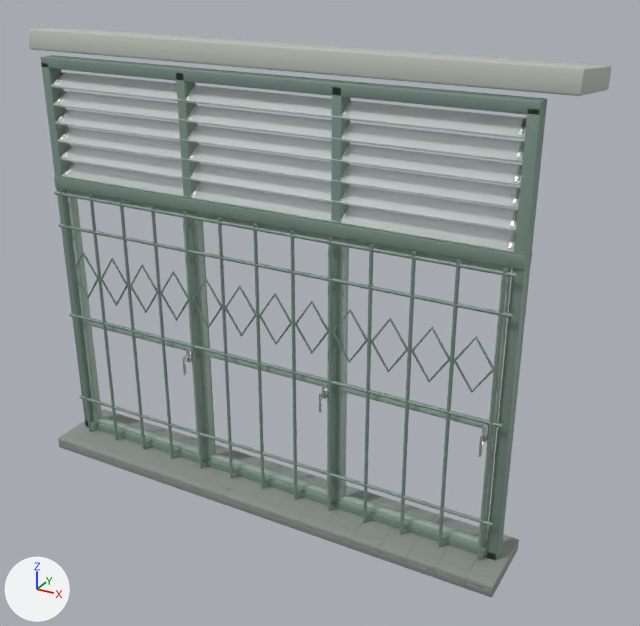
Two versions of the FBX model Prototype/Assets/CTCC/Art/Meshes/CTCC_ENV_SteelWindow_Wide.fbx, one commit apart.
Before and after are seen from a 50 mm lens placed at (1.82, -2.83, 3.45), pointed at (0.17, 0.17, 1.95). Every picture has the same lights, and +X, +Y and +Z are marked at lower left. The picture after the commit comes second. Objects named as collision shapes, trigger or cutter boxes, shadow casters or lower levels of detail are left out. Vertices at exactly the same position are counted once.

Before the edit, the objects in view are built like this:
```python
me_cube = bpy.data.meshes.new('Cube')
me_cube.from_pydata(...)  # 4774 vertices, 4518 faces; spans x -1.18..1.18, y -0.17..0.45, z 1.09..3.04
# faces by material slot: [54, 54, 1062, 810, 2214, 324]
me_cube.materials.append(mat_basetrim)
me_cube.materials.append(mat_plasterr)  # light grey #bcc0b8
me_cube.materials.append(mat_frame)
me_cube.materials.append(mat_metalpaint)
me_cube.materials.append(mat_steel)
me_cube.materials.append(mat_frostedglass)  # light grey #d7e1dd
ob_ctcc_env_steelwindow_wide_lod0 = bpy.data.objects.new('CTCC_ENV_SteelWindow_Wide_LOD0', me_cube)
ob_ctcc_env_steelwindow_wide_lod0.location = (0.0, 0.0, 0.0)
```
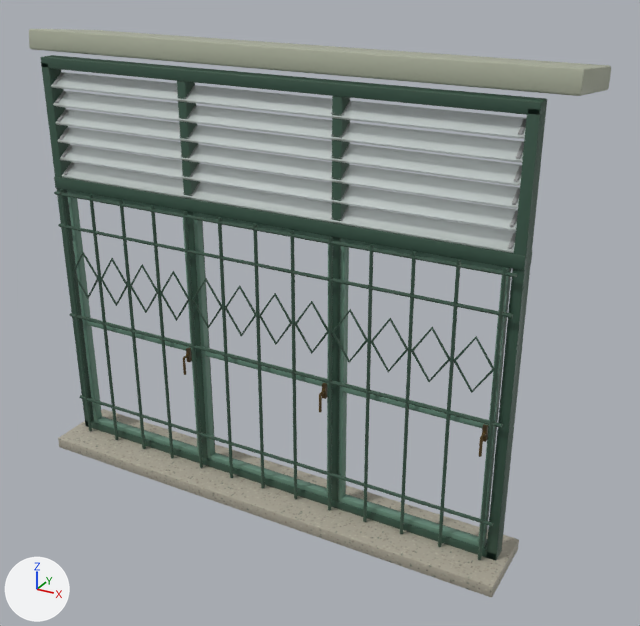
Boxes (x1, y1, x2, y2) around the edits, measured in the pictures (640 x 626 px):
part 1 of me_cube, cut back
    before: (51, 72, 526, 560)
    after: (51, 72, 526, 550)
part 2 of me_cube, deleted
    before: (69, 314, 503, 428)
part 3 of me_cube, recoloured
    both: (58, 409, 519, 597)
part 4 of me_cube, recoloured
    both: (29, 29, 611, 96)
part 5 of me_cube, recoloured
    both: (41, 55, 547, 560)
part 6 of me_cube, recoloured
    both: (67, 190, 512, 548)
part 7 of me_cube, recoloured
    both: (55, 73, 524, 457)

The change, as a diff of the scene's bpy script:
```diff
--- a/Prototype/Assets/CTCC/Art/Meshes/CTCC_ENV_SteelWindow_Wide.fbx.py
+++ b/Prototype/Assets/CTCC/Art/Meshes/CTCC_ENV_SteelWindow_Wide.fbx.py
@@ img_loc03_windowwideb_color_png @@
+img_loc03_windowwideb_color_png = load_image('LOC03_WindowWideB_Color.png', '../Textures/LOC03_WindowWideB_Color.png', 1024, 1024, 'sRGB')
@@ img_loc03_windowwide_normal_png @@
+img_loc03_windowwide_normal_png = load_image('LOC03_WindowWide_Normal.png', '../Textures/LOC03_WindowWide_Normal.png', 1024, 1024, 'Non-Color')
@@ mat_loc03_windowwideb @@
+mat_loc03_windowwideb = bpy.data.materials.new('LOC03_WindowWideB')
+# uses the picture img_loc03_windowwide_normal_png
+# uses the picture img_loc03_windowwideb_color_png
@@ me_cube @@
 # used by ob_ctcc_env_steelwindow_wide_lod0; location = (0.0, 0.0, 0.0)
-me_cube.from_pydata(...)  # 4774 vertices, 4518 faces; spans x -1.18..1.18, y -0.17..0.45, z 1.09..3.04
+me_cube.from_pydata(...)  # 4706 vertices, 4654 faces; spans x -1.18..1.18, y -0.17..0.45, z 1.09..3.04
+# me_cube part 1: 48 vertices moved within x -1.02..1.02, y -0.02..0.05, z 2.44..2.86; 70 vertices removed from x -1.05..1.05, y -0.05..-0.04, z 1.15..2.38; 6 vertices added at x -1.02..1.0, y -0.05, z 1.15..2.38
+# me_cube part 2: 4 vertices removed from x -1.05..1.05, y -0.05..-0.04, z 1.77
+# me_cube part 3: 54 faces spanning x -1.11..1.11, y -0.17..0.16, z 1.09..1.15 switch from mat_basetrim to mat_loc03_windowwideb
+# me_cube part 4: 54 faces spanning x -1.18..1.18, y 0.03..0.45, z 2.92..3.04 switch from mat_plasterr (light grey #bcc0b8) to mat_loc03_windowwideb
+# me_cube part 5: 954 faces spanning x -1.07..1.07, y -0.05..0.06, z 1.11..2.94 switch from mat_frame to mat_loc03_windowwideb
+# me_cube part 6: 810 faces spanning x -1.01..1.01, y -0.01..0.02, z 1.18..2.38 switch from mat_metalpaint to mat_loc03_windowwideb
+# me_cube part 7: 2122 faces spanning x -1.02..1.02, y -0.06..0.05, z 1.62..2.87 switch from mat_steel to mat_loc03_windowwideb
 me_cube.materials.append(mat_frostedglass)
```
